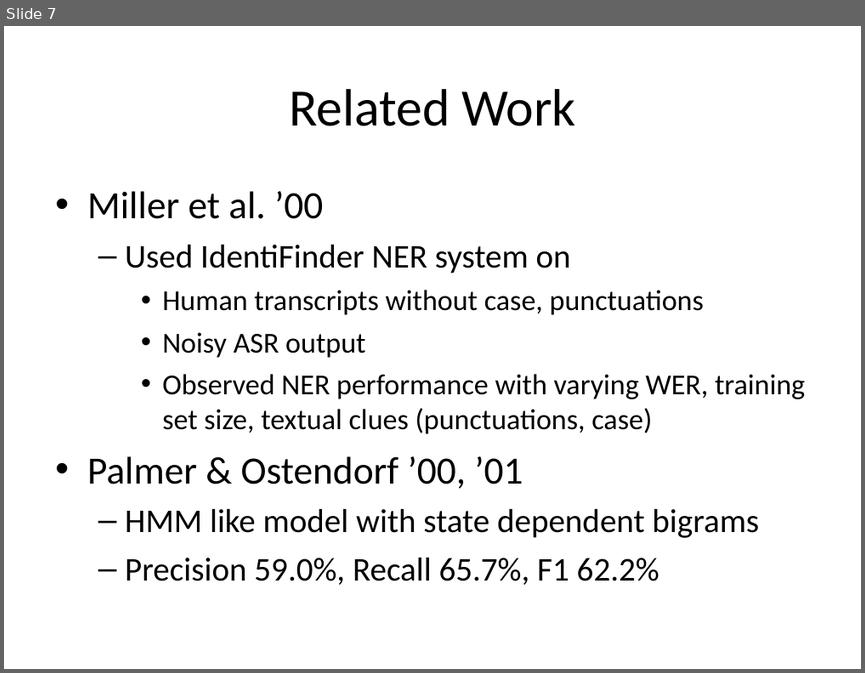
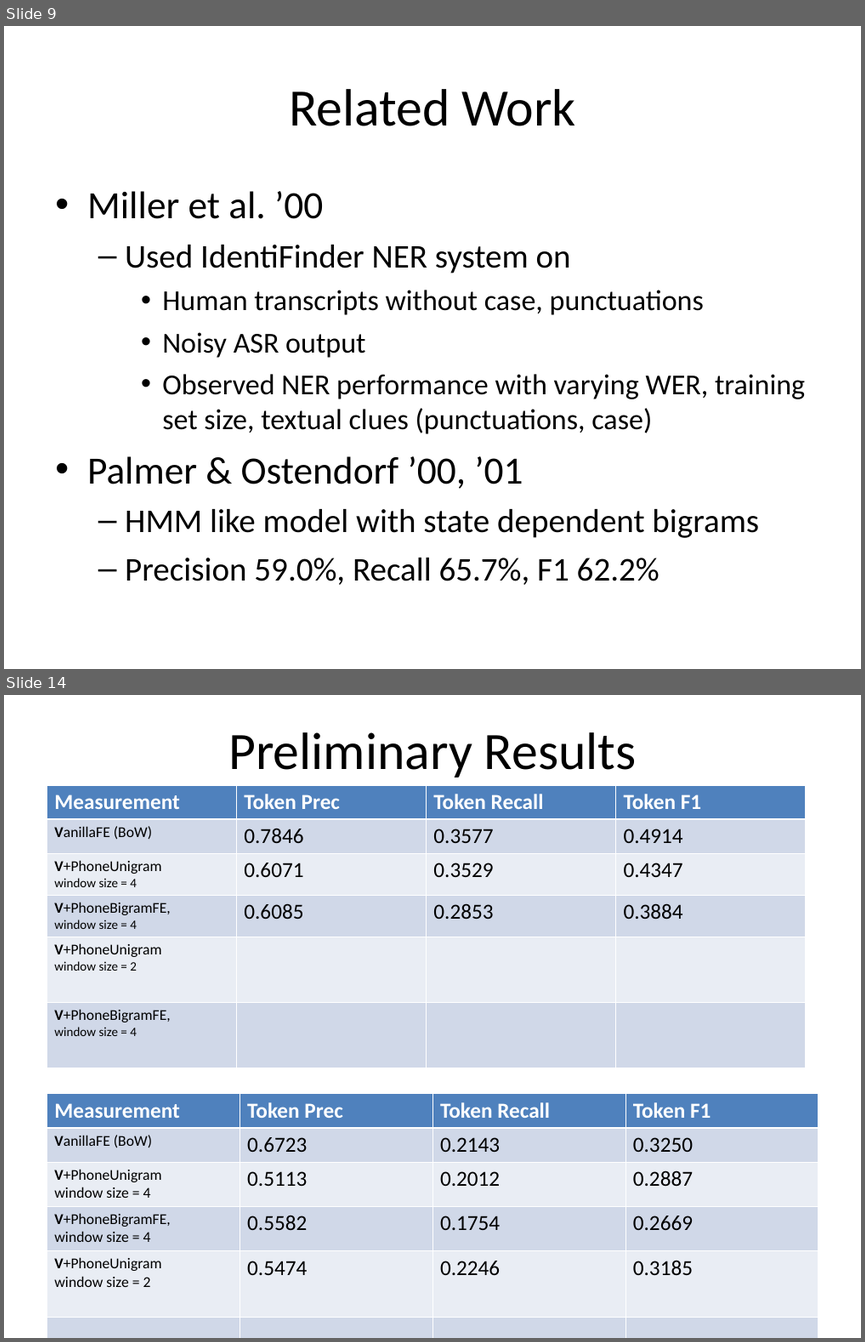
Before and after one commit to dimidd/ner-asr, a slide deck: doc/11748-A-M-DEC-02.ppt. Shown one above the other, each under a label of ours: slide 7 before the commit, slides 9 and 14 after it; the slides between them are not shown. The pictures are 865x673 and 865x1342 pixels, drawn with LibreOffice and Linux fonts; fonts in the diff are those of the drawing. Boxes give left, top, right and bottom in pixels: in the first picture for what was removed or moved away, otherwise in the second. Text is boxed around its words. In the diff, an @@ line names an element or a change of style, - is before the commit and + after.

```diff
--- a/doc/11748-A-M-DEC-02.ppt
+++ b/doc/11748-A-M-DEC-02.ppt
@@ slide 14 added at [4,695,861,1338], background #FFFFFF @@
@@ title added at [228,732,636,777], 49 pt, text #000000 @@
+Preliminary Results
@@ table added at [47,785,806,1068], 6 rows, 4 columns @@
+Measurement | Token Prec | Token Recall | Token F1
+VanillaFE (BoW) | 0.7846 | 0.3577 | 0.4914
+V+PhoneUnigram / window size = 4 | 0.6071 | 0.3529 | 0.4347
+V+PhoneBigramFE, / window size = 4 | 0.6085 | 0.2853 | 0.3884
+V+PhoneUnigram / window size = 2 |  |  | 
+V+PhoneBigramFE, / window size = 4 |  |  | 
@@ table added at [47,1094,818,1338], 6 rows, 4 columns @@
+Measurement | Token Prec | Token Recall | Token F1
+VanillaFE (BoW) | 0.6723 | 0.2143 | 0.3250
+V+PhoneUnigram / window size = 4 | 0.5113 | 0.2012 | 0.2887
+V+PhoneBigramFE, / window size = 4 | 0.5582 | 0.1754 | 0.2669
+V+PhoneUnigram / window size = 2 | 0.5474 | 0.2246 | 0.3185
+ |  |  | 
@@ what was slide 7 is now slide 9 @@
```
Also in this commit, not shown: 5 slides changed, 6 other slides added, 2 other files.
